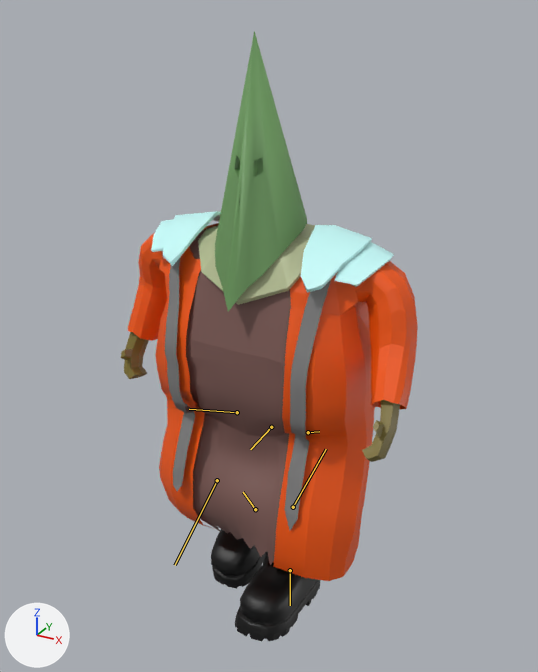
The FBX model Assets/ART/Boss/Running.fbx, before and after one commit.
Rendered twice from a camera (50 mm lens) standing at (0.0312, -0.0619, 0.0684) and looking at (-0.0053, 0.0045, 0.0353). Every picture has the same lights, and +X, +Y and +Z are marked at lower left. The first picture is the older version. Both versions are drawn at frame 3 of the action 'Running'; the numbers are the values there. The bones that change are drawn over the model as lines.

Names of what the first picture shows: 'Braces', 'D_Neck', 'Hands', 'HeartCone', 'L_Boot', 'L_PadBig', 'L_PadSmall', 'R_Boot', 'R_PadBig', 'R_PadSmall', 'Sack', 'T_shirt'.
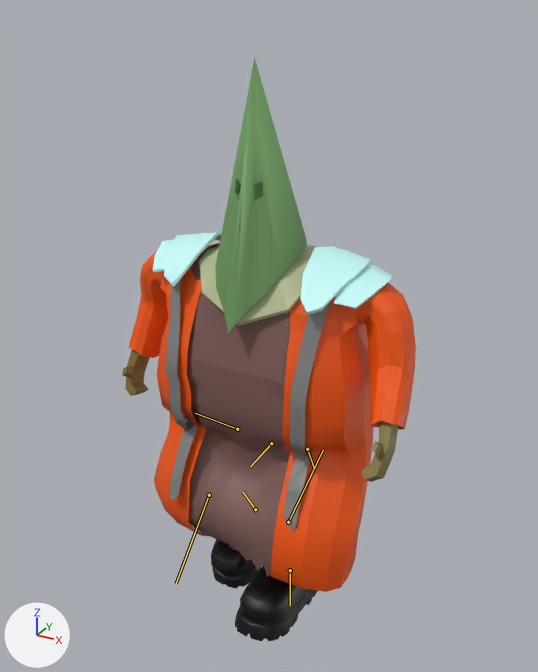
Edits to the bpy script that builds the scene:
```text
Change bone_jefe_hips:
    where bone_jefe_hips = bpy.data.objects['Armature'].pose.bones['Jefe_Hips']  # child of 'Jefe_Reference'
    bone_jefe_hips.location: (-0.01, -0.02, 0.0) -> (-0.24, -0.01, 0.0)
Change bone_jefe_leftupleg:
    where bone_jefe_leftupleg = bpy.data.objects['Armature'].pose.bones['Jefe_LeftUpLeg']  # child of 'Jefe_Hips'
    bone_jefe_leftupleg.rotation_quaternion: (0.969, -0.006, 0.023, -0.246) -> (0.918, -0.011, 0.027, -0.396)  # degrees (-1, 2, -28) -> degrees (-2, 2, -47)
Change bone_jefe_leftleg:
    where bone_jefe_leftleg = bpy.data.objects['Armature'].pose.bones['Jefe_LeftLeg']  # child of 'Jefe_LeftUpLeg'
    bone_jefe_leftleg.rotation_quaternion: (0.966, 0.0, 0.03, 0.257) -> (0.866, -0.002, 0.057, 0.496)  # degrees (1, 3, 30) -> degrees (3, 6, 60)
Change bone_jefe_leftfoot:
    where bone_jefe_leftfoot = bpy.data.objects['Armature'].pose.bones['Jefe_LeftFoot']  # child of 'Jefe_LeftLeg'
    bone_jefe_leftfoot.rotation_quaternion: (0.995, 0.024, -0.006, -0.096) -> (0.98, 0.047, -0.012, -0.194)  # degrees (3, 0, -11) -> degrees (6, 0, -22)
Change bone_jefe_rightupleg:
    where bone_jefe_rightupleg = bpy.data.objects['Armature'].pose.bones['Jefe_RightUpLeg']  # child of 'Jefe_Hips'
    bone_jefe_rightupleg.rotation_quaternion: (0.976, 0.005, -0.012, -0.217) -> (0.951, 0.006, -0.012, -0.308)  # degrees (1, -1, -25) -> degrees (1, -1, -36)
Change bone_jefe_rightleg:
    where bone_jefe_rightleg = bpy.data.objects['Armature'].pose.bones['Jefe_RightLeg']  # child of 'Jefe_RightUpLeg'
    bone_jefe_rightleg.rotation_quaternion: (0.874, -0.007, 0.052, 0.484) -> (0.768, -0.008, 0.067, 0.636)  # degrees (2, 6, 58) -> degrees (4, 7, 79)
Change bone_jefe_rightfoot:
    where bone_jefe_rightfoot = bpy.data.objects['Armature'].pose.bones['Jefe_RightFoot']  # child of 'Jefe_RightLeg'
    bone_jefe_rightfoot.rotation_quaternion: (0.994, 0.038, -0.013, -0.098) -> (0.981, 0.052, -0.018, -0.187)  # degrees (5, -1, -11) -> degrees (6, -1, -22)
```

Where the change shows, as pixel boxes [x1, y1, x2, y2] in the pictures (538 x 672 px):
'Sack', posed: before [128, 223, 418, 581]; after [129, 243, 416, 592]
'T_shirt', posed: before [186, 226, 291, 565]; after [187, 246, 291, 577]
'HeartCone', posed: before [215, 31, 307, 312]; after [215, 57, 307, 333]
'Braces', posed (7% shorter): before [165, 257, 331, 530]; after [166, 278, 331, 532]
'D_Neck', posed: before [198, 224, 315, 305]; after [199, 245, 316, 326]
'L_PadBig', posed: before [301, 225, 372, 293]; after [300, 246, 370, 315]
'Hands', posed: before [121, 332, 400, 462]; after [122, 349, 398, 482]
'R_PadBig', posed: before [163, 211, 221, 266]; after [164, 232, 222, 287]
'L_PadSmall', posed: before [334, 242, 394, 287]; after [334, 263, 392, 310]
'R_PadSmall', posed: before [151, 219, 174, 252]; after [153, 239, 175, 272]
bone 'Jefe_Hips', root to tip: before (271, 427) to (250, 449); after (271, 443) to (250, 466)
bone 'Jefe_LeftUpLeg', root to tip: before (308, 432) to (319, 431); after (307, 449) to (314, 468)
bone 'Jefe_LeftLeg', root to tip: before (293, 507) to (326, 449); after (288, 522) to (323, 450)
bone 'Jefe_RightUpLeg', root to tip: before (237, 412) to (189, 409); after (237, 429) to (195, 413)
bone 'Jefe_RightLeg', root to tip: before (217, 480) to (175, 565); after (209, 495) to (176, 583)
